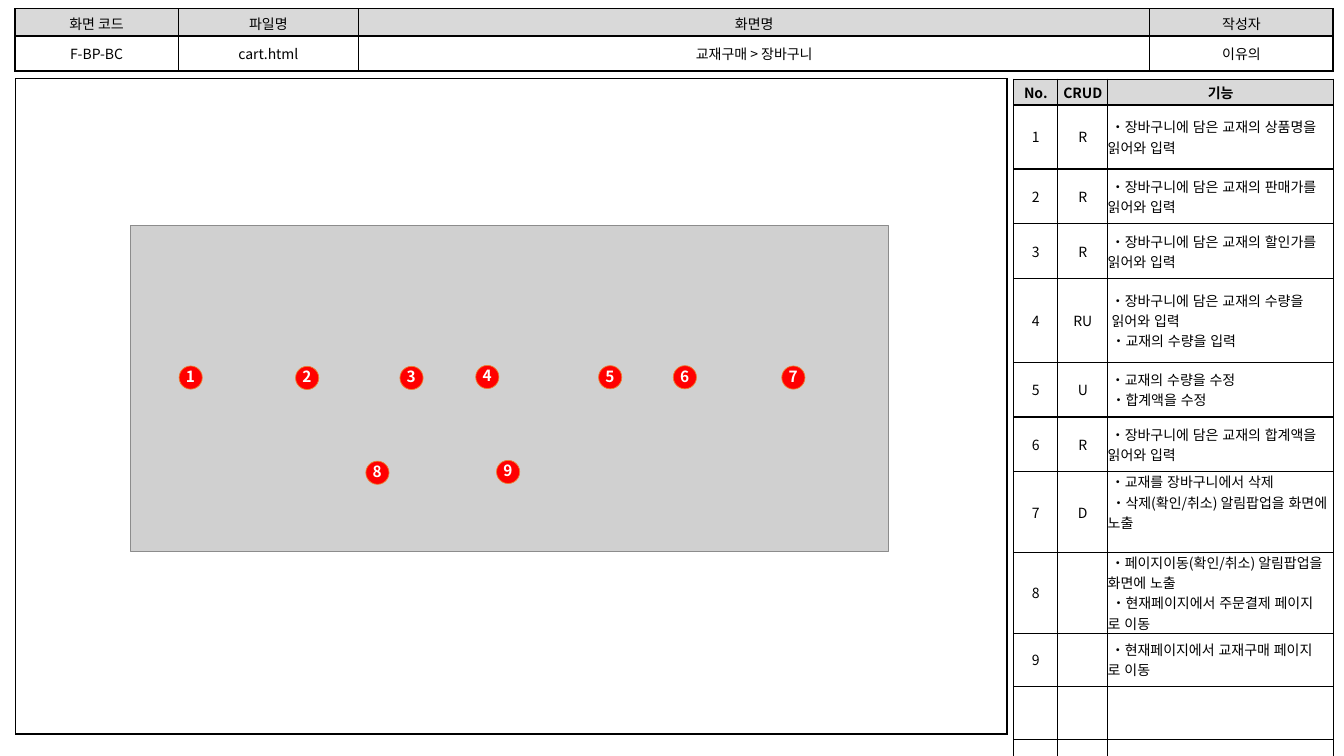
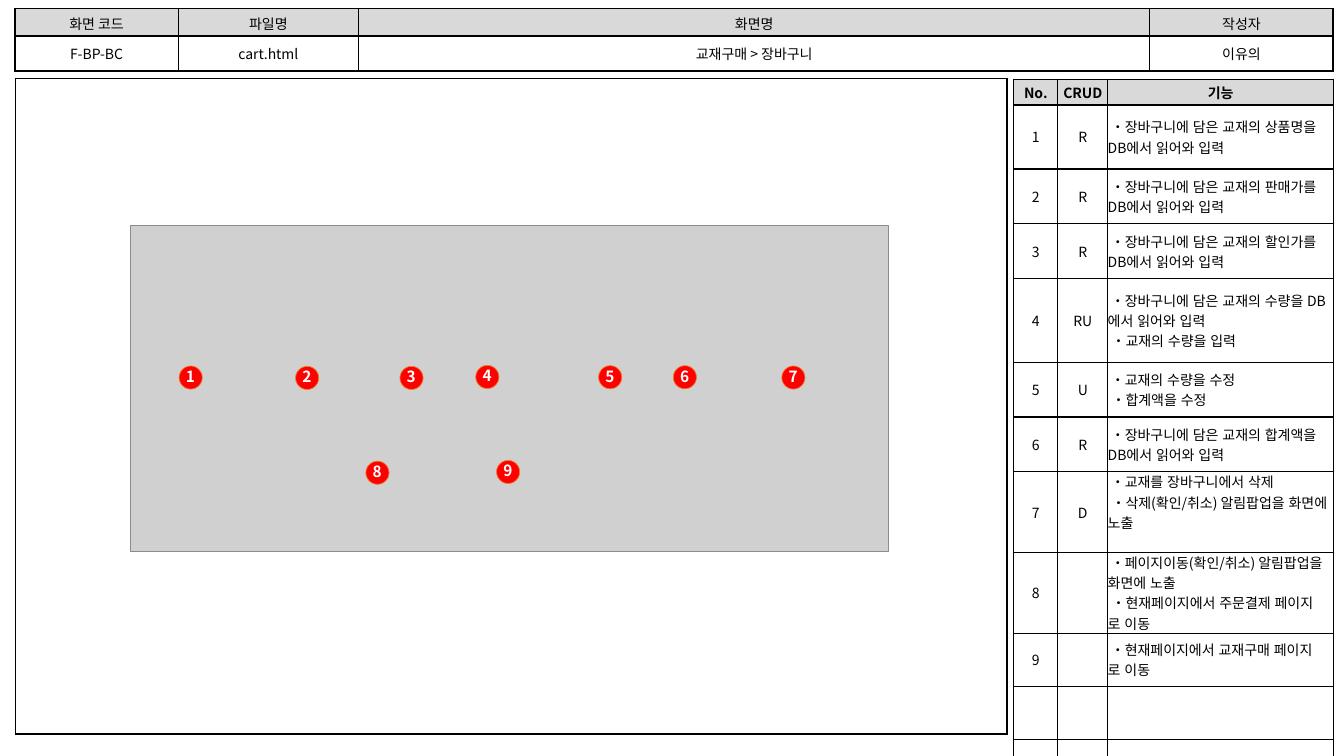
Before and after one commit to index506/cosmo6th_3thGroup, a slide deck: slide 2 of 3rd_Project/Member/Lee/기능,화면,테스트 문서/3th_Project_화면 설계도(이유의).pptx. Drawn at 1344x756 pixels with LibreOffice and Linux fonts; fonts in the diff are those of the drawing; grey boxes stand for pictures. Boxes give left, top, right and bottom in pixels: in the first picture for what was removed or moved away, otherwise in the second. Text is boxed around its words. In the diff, an @@ line names an element or a change of style, - is before the commit and + after.

```diff
--- a/3rd_Project/Member/Lee/기능,화면,테스트 문서/3th_Project_화면 설계도(이유의).pptx
+++ b/3rd_Project/Member/Lee/기능,화면,테스트 문서/3th_Project_화면 설계도(이유의).pptx
@@ table at (1014,80,1335,750) @@
-row 2, column 3: ・장바구니에 담은 교재의 상품명을 읽어와 입력
+row 2, column 3: ・장바구니에 담은 교재의 상품명을 DB에서 읽어와 입력
-row 3, column 3: ・장바구니에 담은 교재의 판매가를 읽어와 입력
+row 3, column 3: ・장바구니에 담은 교재의 판매가를 DB에서 읽어와 입력
-row 4, column 3: ・장바구니에 담은 교재의 할인가를 읽어와 입력
+row 4, column 3: ・장바구니에 담은 교재의 할인가를 DB에서 읽어와 입력
-row 5, column 3: ・장바구니에 담은 교재의 수량을 / 읽어와 입력 / ・교재의 수량을 입력
+row 5, column 3: ・장바구니에 담은 교재의 수량을 DB에서 읽어와 입력 / ・교재의 수량을 입력
-row 7, column 3: ・장바구니에 담은 교재의 합계액을 읽어와 입력
+row 7, column 3: ・장바구니에 담은 교재의 합계액을 DB에서 읽어와 입력
```
Also in this commit, not shown: 5 other slides changed, 3 other files.
